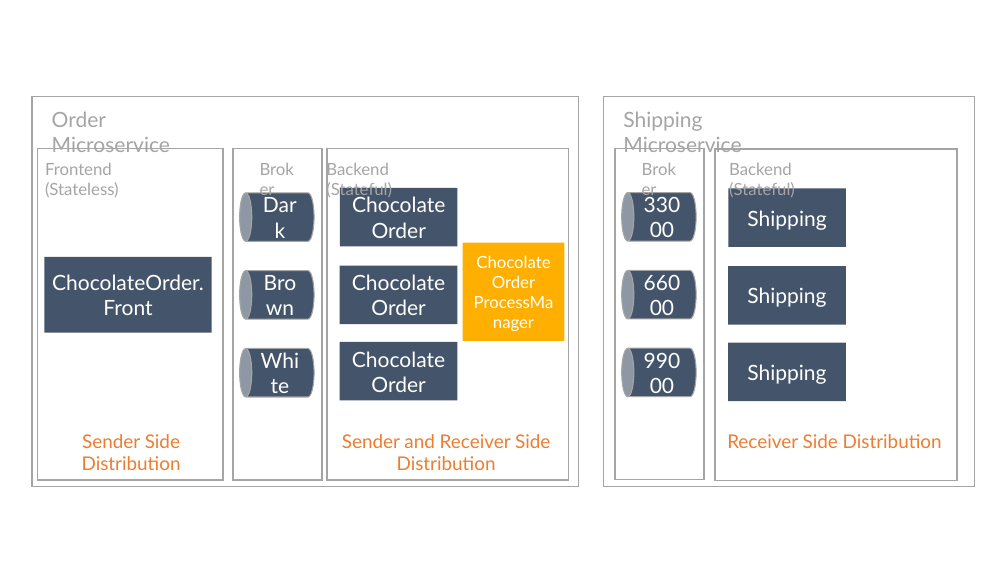
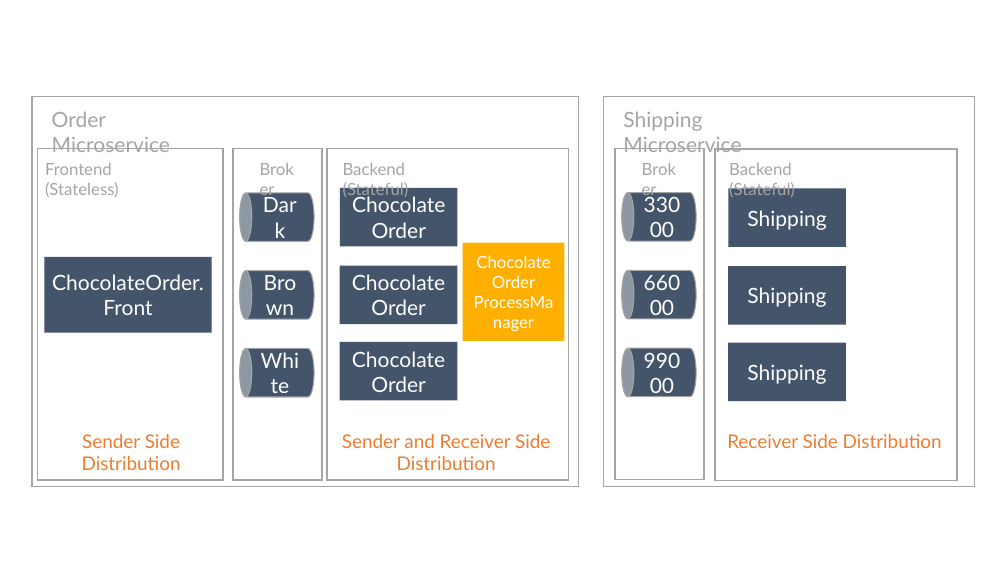
Before and after one commit to danielmarbach/Microservices.ServiceFabric, a slide deck: slide 40 of presentation.pptx. Drawn at 1008x567 pixels with LibreOffice and Linux fonts; fonts in the diff are those of the drawing. Boxes give left, top, right and bottom in pixels: in the first picture for what was removed or moved away, otherwise in the second. Text is boxed around its words. In the diff, an @@ line names an element or a change of style, - is before the commit and + after.

Commit message:
Minor slide update

```diff
--- a/presentation.pptx
+++ b/presentation.pptx
@@ text "Backend (Stateful)": place and size @@
-text "Backend (Stateful)" at bbox=[326, 161, 392, 199]
+text "Backend (Stateful)" at bbox=[343, 163, 409, 199]
```
Also in this commit, not shown: 1 other slide changed, 1 other file.
